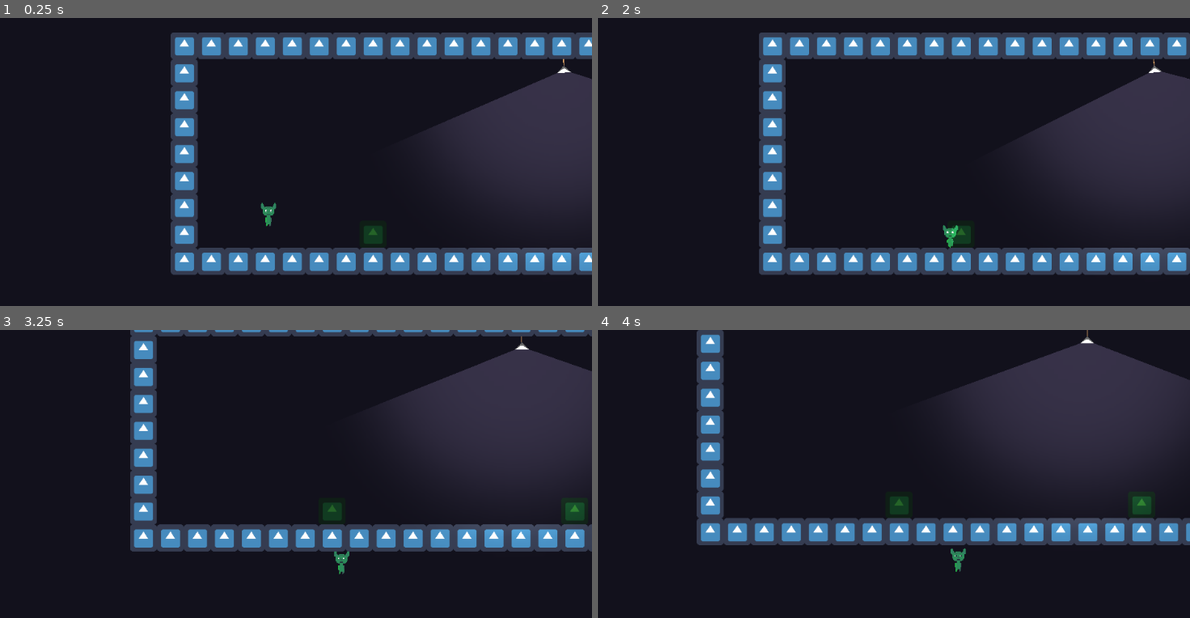
Above: before the commit, frames 1-4 (two rows, left to right).
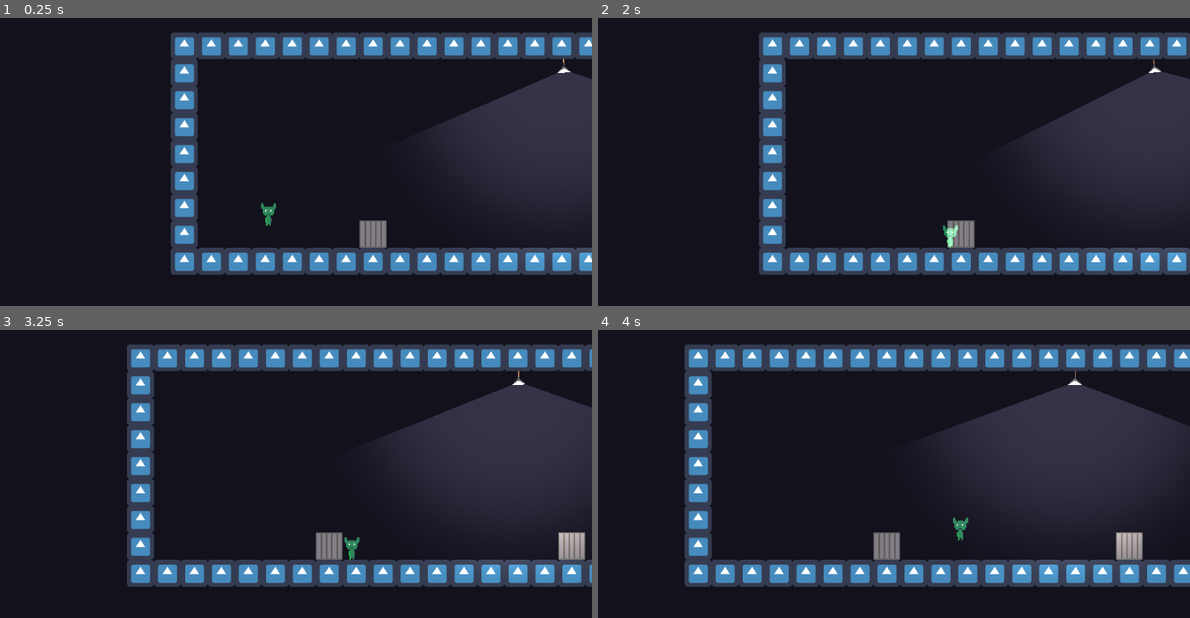
Above: after the commit, the same moments.

Repository: totalfreak/Nightmare-hotel
Game: Godot game, scene res://Scenes/Worlds/Main.tscn
The game is run twice, just before and just after one commit, with the same random seed, the same clock (stepped at 60 frames per second) and the same inputs. The engine's default icon, where the game draws it, is replaced by a stand-in: a white triangle on a blue panel in a dark square.
Inputs (mouse positions are in pixels of both pictures, inside the frame that each line leads up to):
- Up to frame 1 (0.25 s): no input
- Up to frame 2 (2 s): move the mouse to (1006, 187) at 0.52 s; hold Right (ui_right) from 0.53 s (still down); tap E (interact) at 0.6, 1.35 s; tap Space (Jump) at 0.77, 1.52 s; move the mouse to (734, 225) at 1.27 s
- Up to frame 3 (3.25 s): move the mouse to (331, 436) at 2.02 s; release Right (ui_right) at 2.03 s; hold Left (ui_left) 2.03-2.78 s; tap E (interact) at 2.1, 2.85 s; move the mouse to (236, 594) at 2.77 s; hold Right (ui_right) from 2.78 s (still down); tap Space (Jump) at 3.02 s
- Up to frame 4 (4 s): keep holding Right (ui_right); move the mouse to (1059, 574) at 3.52 s; tap E (interact) at 3.6 s; tap Space (Jump) at 3.77 s

The runs differ from the first frame. In frame 1, 0.4% of the frame differs, in the area x 60-66%, y 70-80%; in frame 2, 0.4%; in frame 3, 29%; in frame 4, 31%, in the area x 14-100%, y 0-90%.

Commit message:
Made ventilation

Diff:
--- a/Scenes/Player/Player.tscn
+++ b/Scenes/Player/Player.tscn
@@ -103,7 +103,6 @@
 
 visible = false
 position = Vector2( -2, -1 )
-frame = 2
 
 [node name="Camera2D" type="Camera2D" parent="." index="4"]
 
--- a/Scenes/Worlds/Main.tscn
+++ b/Scenes/Worlds/Main.tscn
@@ -1,11 +1,13 @@
-[gd_scene load_steps=8 format=2]
+[gd_scene load_steps=10 format=2]
 
 [ext_resource path="res://Scenes/Player/Player.tscn" type="PackedScene" id=1]
 [ext_resource path="res://Scenes/VFX/Torch.tscn" type="PackedScene" id=2]
 [ext_resource path="res://Scenes/Lights/Ceiling Lamp.tscn" type="PackedScene" id=3]
 [ext_resource path="res://Tilesets/SolidTemp.tres" type="TileSet" id=4]
-[ext_resource path="res://icon.png" type="Texture" id=5]
+[ext_resource path="res://assets/sprites/Vent.png" type="Texture" id=5]
 [ext_resource path="res://Scripts/Ventilation.gd" type="Script" id=6]
+[ext_resource path="res://Scripts/Stair Area.gd" type="Script" id=7]
+[ext_resource path="res://Tilesets/Ventilation.tres" type="TileSet" id=8]
 
 [sub_resource type="RectangleShape2D" id=1]
 
@@ -23,7 +25,7 @@
 
 [node name="Fire" parent="Player" index="3"]
 
-frame = 0
+frame = 2
 
 [node name="Torch2" parent="." index="1" instance=ExtResource( 2 )]
 
@@ -70,14 +72,14 @@
 [node name="Ventilation" type="Node2D" parent="." index="5"]
 
 position = Vector2( 160, 352 )
-z_index = -2
-_sections_unfolded = [ "Z Index" ]
+z_index = -1
+_sections_unfolded = [ "Visibility", "Z Index" ]
 
 [node name="Vent" type="Sprite" parent="Ventilation" index="0"]
 
-modulate = Color( 0.223038, 0.734375, 0.206543, 0.490196 )
+editor/display_folded = true
 texture = ExtResource( 5 )
-_sections_unfolded = [ "Visibility" ]
+_sections_unfolded = [ "Transform", "Visibility" ]
 
 [node name="Vent Area2D" type="Area2D" parent="Ventilation/Vent" index="0"]
 
@@ -86,9 +88,12 @@
 gravity = 98.0
 linear_damp = 0.1
 angular_damp = 1.0
+collision_layer = 10
+collision_mask = 10
 audio_bus_override = false
 audio_bus_name = "Master"
 script = ExtResource( 6 )
+_sections_unfolded = [ "Collision" ]
 
 [node name="CollisionShape2D" type="CollisionShape2D" parent="Ventilation/Vent/Vent Area2D" index="0"]
 
@@ -96,16 +101,16 @@
 
 [node name="EnterPosition" type="Position2D" parent="Ventilation/Vent/Vent Area2D" index="1"]
 
-position = Vector2( 0, 64 )
+position = Vector2( 0, 0.66666 )
 
 [node name="ExitPosition" type="Position2D" parent="Ventilation/Vent/Vent Area2D" index="2"]
 
 [node name="Vent2" type="Sprite" parent="Ventilation" index="1"]
 
-modulate = Color( 0.223038, 0.734375, 0.206543, 0.490196 )
+editor/display_folded = true
 position = Vector2( 576, 0 )
 texture = ExtResource( 5 )
-_sections_unfolded = [ "Visibility" ]
+_sections_unfolded = [ "Transform", "Visibility", "Z Index" ]
 
 [node name="Vent Area2D" type="Area2D" parent="Ventilation/Vent2" index="0"]
 
@@ -114,9 +119,12 @@
 gravity = 98.0
 linear_damp = 0.1
 angular_damp = 1.0
+collision_layer = 10
+collision_mask = 10
 audio_bus_override = false
 audio_bus_name = "Master"
 script = ExtResource( 6 )
+_sections_unfolded = [ "Collision" ]
 
 [node name="CollisionShape2D" type="CollisionShape2D" parent="Ventilation/Vent2/Vent Area2D" index="0"]
 
@@ -124,46 +132,91 @@
 
 [node name="EnterPosition" type="Position2D" parent="Ventilation/Vent2/Vent Area2D" index="1"]
 
-position = Vector2( 0, 64 )
+position = Vector2( 0, 0.66666 )
 
 [node name="ExitPosition" type="Position2D" parent="Ventilation/Vent2/Vent Area2D" index="2"]
 
-[node name="Outer Collider" type="StaticBody2D" parent="Ventilation" index="2"]
-
-editor/display_folded = true
-position = Vector2( 576, 0 )
+[node name="Vent Collider" type="StaticBody2D" parent="Ventilation" index="2"]
+
+editor/display_folded = true
 input_pickable = false
-collision_layer = 8
-collision_mask = 8
+collision_layer = 0
+collision_mask = 0
 constant_linear_velocity = Vector2( 0, 0 )
 constant_angular_velocity = 0.0
 friction = 1.0
 bounce = 0.0
 _sections_unfolded = [ "Collision" ]
 
-[node name="CollisionPolygon2D" type="CollisionPolygon2D" parent="Ventilation/Outer Collider" index="0"]
-
-position = Vector2( -576, 0 )
+[node name="CollisionPolygon2D3" type="CollisionPolygon2D" parent="Ventilation/Vent Collider" index="0"]
+
 build_mode = 0
 polygon = PoolVector2Array( 608, 32, 608, 160, -32, 160, -32, 32, -64, 32, -64, 192, 640, 192, 640, 32 )
 
-[node name="Inner Collider" type="StaticBody2D" parent="Ventilation" index="3"]
-
-editor/display_folded = true
-input_pickable = false
-collision_layer = 8
-collision_mask = 8
-constant_linear_velocity = Vector2( 0, 0 )
-constant_angular_velocity = 0.0
-friction = 1.0
-bounce = 0.0
-_sections_unfolded = [ "Collision" ]
-
-[node name="CollisionPolygon2D2" type="CollisionPolygon2D" parent="Ventilation/Inner Collider" index="0"]
+[node name="CollisionPolygon2D2" type="CollisionPolygon2D" parent="Ventilation/Vent Collider" index="1"]
 
 build_mode = 0
 polygon = PoolVector2Array( 32, 32, 32, 96, 544, 96, 544, 32, 512, 32, 512, 64, 64, 64, 64, 32 )
 
+[node name="CollisionPolygon2D4" type="CollisionPolygon2D" parent="Ventilation/Vent Collider" index="2"]
+
+build_mode = 0
+polygon = PoolVector2Array( -64, 32, -64, -64, 64, -64, 64, 32, 32, 32, 32, -32, -32, -32, -32, 32 )
+
+[node name="CollisionPolygon2D5" type="CollisionPolygon2D" parent="Ventilation/Vent Collider" index="3"]
+
+position = Vector2( 576, 0 )
+build_mode = 0
+polygon = PoolVector2Array( -64, 32, -64, -64, 64, -64, 64, 32, 32, 32, 32, -32, -32, -32, -32, 32 )
+
+[node name="Stair Area" type="Area2D" parent="Ventilation" index="3"]
+
+editor/display_folded = true
+input_pickable = true
+gravity_vec = Vector2( 0, 1 )
+gravity = 98.0
+linear_damp = 0.1
+angular_damp = 1.0
+collision_layer = 10
+collision_mask = 10
+audio_bus_override = false
+audio_bus_name = "Master"
+script = ExtResource( 7 )
+_sections_unfolded = [ "Collision" ]
+
+[node name="Left Stair" type="CollisionPolygon2D" parent="Ventilation/Stair Area" index="0"]
+
+build_mode = 0
+polygon = PoolVector2Array( -32, 32, 32, 32, 32, 160, -32, 160 )
+
+[node name="Right Stair" type="CollisionPolygon2D" parent="Ventilation/Stair Area" index="1"]
+
+build_mode = 0
+polygon = PoolVector2Array( 544, 32, 608, 32, 608, 160, 544, 160 )
+
+[node name="TileMap" type="TileMap" parent="Ventilation" index="4"]
+
+position = Vector2( 32, 32 )
+z_index = -10
+mode = 0
+tile_set = ExtResource( 8 )
+cell_size = Vector2( 64, 64 )
+cell_quadrant_size = 16
+cell_custom_transform = Transform2D( 1, 0, 0, 1, 0, 0 )
+cell_half_offset = 2
+cell_tile_origin = 0
+cell_y_sort = false
+cell_clip_uv = false
+collision_use_kinematic = false
+collision_friction = 1.0
+collision_bounce = 0.0
+collision_layer = 1
+collision_mask = 1
+occluder_light_mask = 1
+format = 1
+tile_data = PoolIntArray( 65535, 0, 0, 8, 0, 0, 131071, 0, 0, 65536, 0, 0, 65537, 0, 0, 65538, 0, 0, 65539, 0, 0, 65540, 0, 0, 65541, 0, 0, 65542, 0, 0, 65543, 0, 0, 65544, 0, 0 )
+_sections_unfolded = [ "Cell", "Transform", "Z Index" ]
+
 [connection signal="body_entered" from="Ventilation/Vent/Vent Area2D" to="Ventilation/Vent/Vent Area2D" method="_on_Vent_Area2D_body_entered"]
 
 [connection signal="body_exited" from="Ventilation/Vent/Vent Area2D" to="Ventilation/Vent/Vent Area2D" method="_on_Vent_Area2D_body_exited"]
@@ -171,6 +224,10 @@
 [connection signal="body_entered" from="Ventilation/Vent2/Vent Area2D" to="Ventilation/Vent2/Vent Area2D" method="_on_Vent_Area2D_body_entered"]
 
 [connection signal="body_exited" from="Ventilation/Vent2/Vent Area2D" to="Ventilation/Vent2/Vent Area2D" method="_on_Vent_Area2D_body_exited"]
+
+[connection signal="body_entered" from="Ventilation/Stair Area" to="Ventilation/Stair Area" method="_on_Stair_Area_body_entered"]
+
+[connection signal="body_exited" from="Ventilation/Stair Area" to="Ventilation/Stair Area" method="_on_Stair_Area_body_exited"]
 
 
 [editable path="Player"]
--- a/Scenes/Worlds/Rooms/Kitchen.tscn
+++ b/Scenes/Worlds/Rooms/Kitchen.tscn
@@ -2,7 +2,7 @@
 
 [ext_resource path="res://Tilesets/SolidTemp.tres" type="TileSet" id=1]
 
-[node name="Kitchen" type="Node2D"]
+[node name="Kitchen" type="Node2D" index="0"]
 
 [node name="TileMap" type="TileMap" parent="." index="0"]
 
--- a/Scripts/Globals.gd
+++ b/Scripts/Globals.gd
@@ -34,6 +34,7 @@
 			#print(result.position.distance_to(position))
 			return result
 
+
 func enter_ventilation(enter_pos):
 	# Disabling the normal collision and mask to only be physics with vent
 	player.set_collision_layer_bit(0, false)
@@ -42,6 +43,7 @@
 	player.set_collision_mask_bit(3, true)
 	player.global_position = enter_pos
 	player.inside_vent = true
+	#player.gravity_scale = 0
 
 func exit_ventilation(exit_pos):
 	# Applying the normal collision layer and mask
@@ -51,6 +53,7 @@
 	player.set_collision_mask_bit(3, false)
 	player.global_position = exit_pos
 	player.inside_vent = false
+	#player.gravity_scale = 2.5
 
 func _Change_Scene(var newScene):
 	get_tree().change_scene(newScene)
--- a/Scripts/Player.gd
+++ b/Scripts/Player.gd
@@ -9,6 +9,7 @@
 var stopping_jump = false
 var shooting = false
 var inside_vent = false
+var is_on_stair = false
 
 var WALK_ACCEL = 2000.0
 var WALK_DEACCEL = 2000.0
@@ -132,6 +133,7 @@
 	# Get the controls
 	var move_left = Input.is_action_pressed("ui_left")
 	var move_right = Input.is_action_pressed("ui_right")
+	var move_down = Input.is_action_pressed("ui_down")
 	var jump = Input.is_action_pressed("Jump")
 
 
@@ -149,29 +151,6 @@
 			found_floor = true
 			floor_index = x
 
-#	# A good idea when implementing characters of all kinds,
-#	# compensates for physics imprecision, as well as human reaction delay.
-#	if shoot and not shooting:
-#		shoot_time = 0
-#		var bi = bullet.instance()
-#		var ss
-#		if siding_left:
-#			ss = -1.0
-#		else:
-#			ss = 1.0
-#		var pos = position + $bullet_shoot.position * Vector2(ss, 1.0)
-#
-#		bi.position = pos
-#		get_parent().add_child(bi)
-#
-#		bi.linear_velocity = Vector2(800.0 * ss, -80)
-#
-#		$sprite/smoke.restart()
-#		$sound_shoot.play()
-#
-#		add_collision_exception_with(bi) # Make bullet and this not collide
-#	else:
-#		shoot_time += step
 
 	if found_floor:
 		airborne_time = 0.0
@@ -207,7 +186,7 @@
 			lv.x = sign(lv.x) * xv
 
 		# Check jump
-		if not jumping and jump:
+		if not jumping and jump and not is_on_stair:
 			lv.y = -JUMP_VELOCITY
 			jumping = true
 			stopping_jump = false
@@ -270,6 +249,29 @@
 		floor_h_velocity = s.get_contact_collider_velocity_at_position(floor_index).x
 		lv.x += floor_h_velocity
 
+
+	# Move up on stair
+	if is_on_stair and jump:
+		lv.y -= WALK_ACCEL/5 * step
+	# Move down on stair
+	elif is_on_stair and move_down:
+		lv.y += WALK_ACCEL/5 * step
+	elif is_on_stair:
+		lv.y = 0
+
+	if is_on_stair:
+		gravity_scale = 0
+	else:
+		gravity_scale = 2.5
+
 	# Finally, apply gravity and set back the linear velocity
 	lv += s.get_total_gravity() * step
 	s.set_linear_velocity(lv)
+
+func on_stair():
+	print("Entered stair")
+	is_on_stair = true
+
+func left_stair():
+	print("Left stair")
+	is_on_stair = false
--- /dev/null
+++ b/Scripts/Stair Area.gd
@@ -0,0 +1,24 @@
+extends Area2D
+
+
+func _ready():
+	# Called when the node is added to the scene for the first time.
+	# Initialization here
+	pass
+
+#func _process(delta):
+#	# Called every frame. Delta is time since last frame.
+#	# Update game logic here.
+#	pass
+
+
+func _on_Stair_Area_body_entered(body):
+	if body == Globals.player:
+		Globals.player.on_stair()
+	pass # replace with function body
+
+
+func _on_Stair_Area_body_exited(body):
+	if body == Globals.player:
+		Globals.player.left_stair()
+	pass # replace with function body
--- a/Scripts/Ventilation.gd
+++ b/Scripts/Ventilation.gd
@@ -16,12 +16,19 @@
 		# Checking if player is inside or outside vent
 		if Globals.player.inside_vent:
 			Globals.exit_ventilation(exit_pos.global_position)
+			get_parent().get_parent().get_parent().get_node("Ventilation/Vent Collider").set_collision_layer_bit(3, false)
+			get_parent().get_parent().get_parent().get_node("Ventilation/Vent Collider").set_collision_mask_bit(3, false)
+			get_parent().get_parent().get_node("TileMap").z_index = -10
 		else:
 			Globals.enter_ventilation(enter_pos.global_position)
+			get_parent().get_parent().get_parent().get_node("Ventilation/Vent Collider").set_collision_layer_bit(3, true)
+			get_parent().get_parent().get_parent().get_node("Ventilation/Vent Collider").set_collision_mask_bit(3, true)
+			get_parent().get_parent().get_node("TileMap").z_index = -4
 
 # Vent area2D entered
 func _on_Vent_Area2D_body_entered(body):
 	if body == Globals.player and not canToggleVentilation:
+
 		canToggleVentilation = true
 
 # Vent area2D exitted
--- /dev/null
+++ b/Tilesets/Ventilation.tres
@@ -0,0 +1,25 @@
+[gd_resource type="TileSet" load_steps=2 format=2]
+
+[ext_resource path="res://assets/sprites/Vent.png" type="Texture" id=1]
+
+[resource]
+
+0/name = "Vent"
+0/texture = ExtResource( 1 )
+0/tex_offset = Vector2( 0, 0 )
+0/modulate = Color( 0.480469, 0.480469, 0.480469, 1 )
+0/region = Rect2( 0, 0, 64, 64 )
+0/is_autotile = false
+0/occluder_offset = Vector2( 32, 32 )
+0/navigation_offset = Vector2( 32, 32 )
+0/shapes = [  ]
+1/name = "Vent2"
+1/texture = ExtResource( 1 )
+1/tex_offset = Vector2( 0, 0 )
+1/modulate = Color( 1, 1, 1, 1 )
+1/region = Rect2( 0, 0, 64, 64 )
+1/is_autotile = false
+1/occluder_offset = Vector2( 32, 32 )
+1/navigation_offset = Vector2( 32, 32 )
+1/shapes = [  ]
+_sections_unfolded = [ "0" ]
--- /dev/null
+++ b/Tilesets/Ventilation.tscn
@@ -0,0 +1,18 @@
+[gd_scene load_steps=2 format=2]
+
+[ext_resource path="res://assets/sprites/Vent.png" type="Texture" id=1]
+
+[node name="Node2D" type="Node2D" index="0"]
+
+[node name="Vent" type="Sprite" parent="." index="0"]
+
+modulate = Color( 0.480469, 0.480469, 0.480469, 1 )
+position = Vector2( 32, 32 )
+texture = ExtResource( 1 )
+_sections_unfolded = [ "Transform", "Visibility" ]
+
+[node name="Vent2" type="Sprite" parent="." index="1"]
+
+position = Vector2( 128, 32 )
+texture = ExtResource( 1 )
+_sections_unfolded = [ "Transform" ]
Binary file added: assets/sprites/Vent.png
Not shown, added: assets/sprites/Vent.png.import
